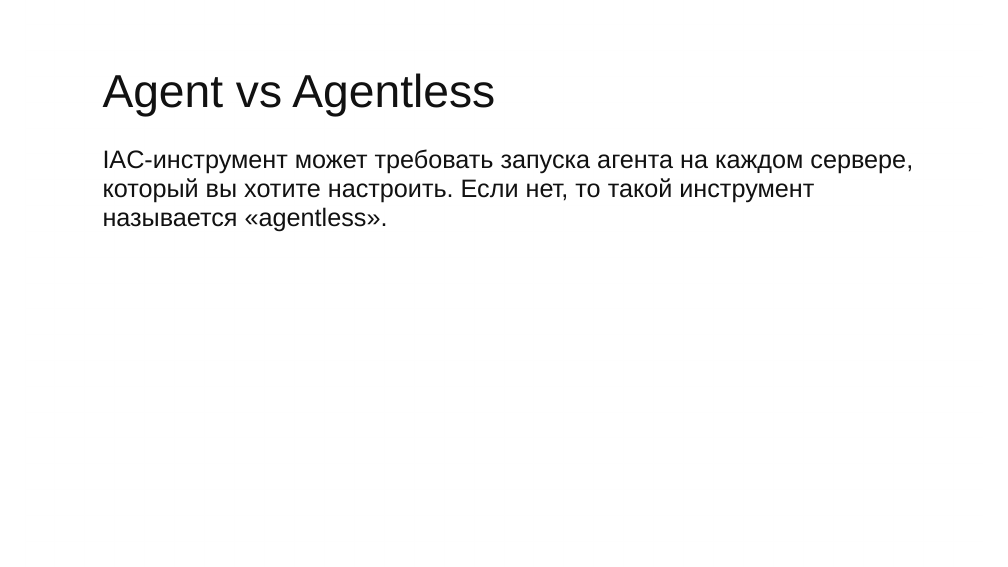
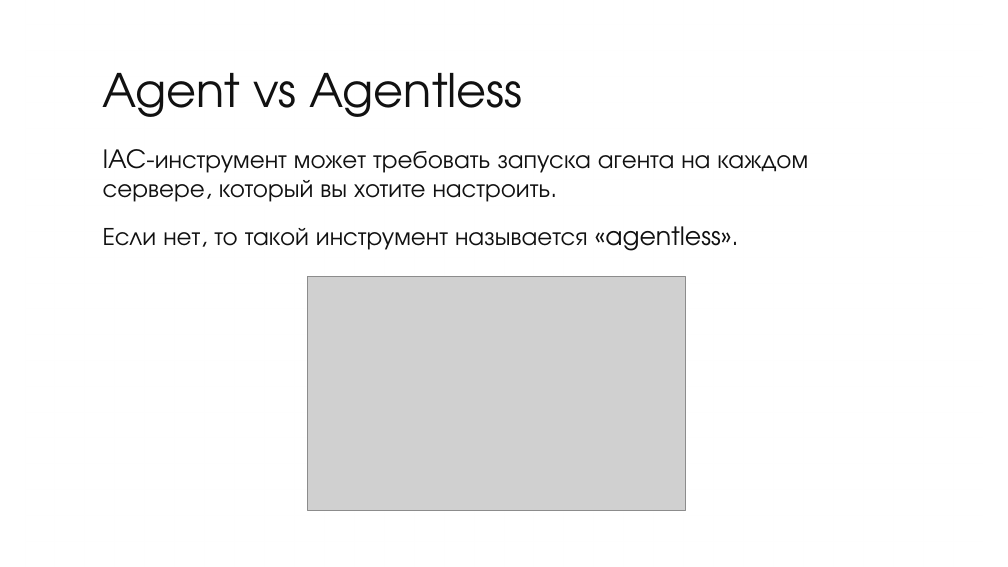
Before and after one commit to iu5git/DevOps, a slide deck: slide 9 of Лекции/Лекция11/Лекция_Terraform.pptx (slide 8 before the commit). Drawn at 1008x567 pixels with LibreOffice and Linux fonts; fonts in the diff are those of the drawing; grey boxes stand for pictures; background and template pictures are left out. Boxes give left, top, right and bottom in pixels: in the first picture for what was removed or moved away, otherwise in the second. Text is boxed around its words. In the diff, an @@ line names an element or a change of style, - is before the commit and + after.

```diff
--- a/Лекции/Лекция11/Лекция_Terraform.pptx
+++ b/Лекции/Лекция11/Лекция_Terraform.pptx
@@ title "Agent vs Agentless" at [103, 73, 523, 117]: font Arial to TeX Gyre Adventor @@
@@ text at [103, 149, 808, 251]: text changed; font Arial to TeX Gyre Adventor @@
-IAC-инструмент может требовать запуска агента на каждом сервере, который вы хотите настроить. Если нет, то такой инструмент называется «agentless».
+IAC-инструмент может требовать запуска агента на каждом сервере, который вы хотите настроить.
+Если нет, то такой инструмент называется «agentless».
@@ picture added at [308, 277, 686, 510] @@
```
Also in this commit, not shown: 21 other slides changed, 7 slides added, 4 slides removed, 2 other files.
